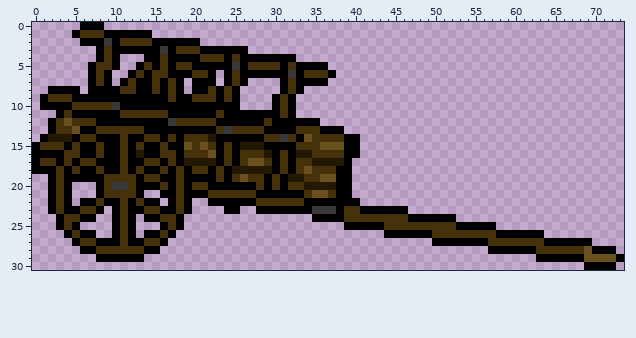
Two states of a pixel-art file, art/objects/cart_missing_pull_handle.ase. This is how it looked before the edit.
74x31 pixels, 1 frame.
Once edited:
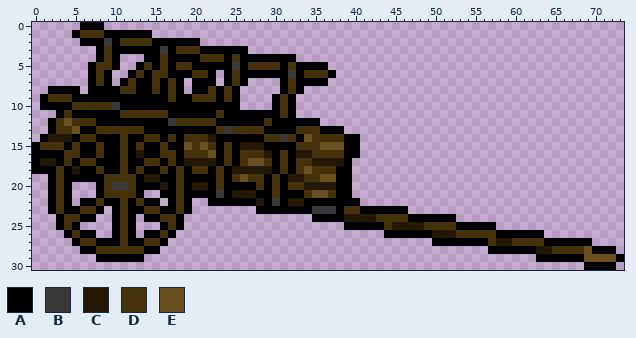
Palette (. is transparent): A #000000  B #393939  C #231803  D #45310a  E #6b501f
The edit:
Changed rows in their new state; - is an unchanged pixel.
first column x 1:
17 CC--------------------------------------------------------------
18 ----C-----------------------------------------------------------
19 -------------CC-------------------------------------------------
20 ---------------C---CC-D-----------------------------------------
21 ---------------------ABACCC--D----------------------------------
22 ---------------------------CABACC-------------------------------
23 -----------------------..---------------------------------------
24 --------------------------------------CCCC----------------------
25 --------------------------------------------CCCC----------------
26 -------------------------------------------------CCC------------
27 ---------------------------------------------------------CC-----
28 --------------------------------------------------------------CC
Where, in picture pixels (left, top, right, bottom), the same in both pictures:
changed: (40, 158, 80, 174)
changed: (144, 174, 304, 214)
changed: (344, 214, 456, 238)
changed: (496, 238, 512, 246)
changed: (536, 246, 552, 254)
